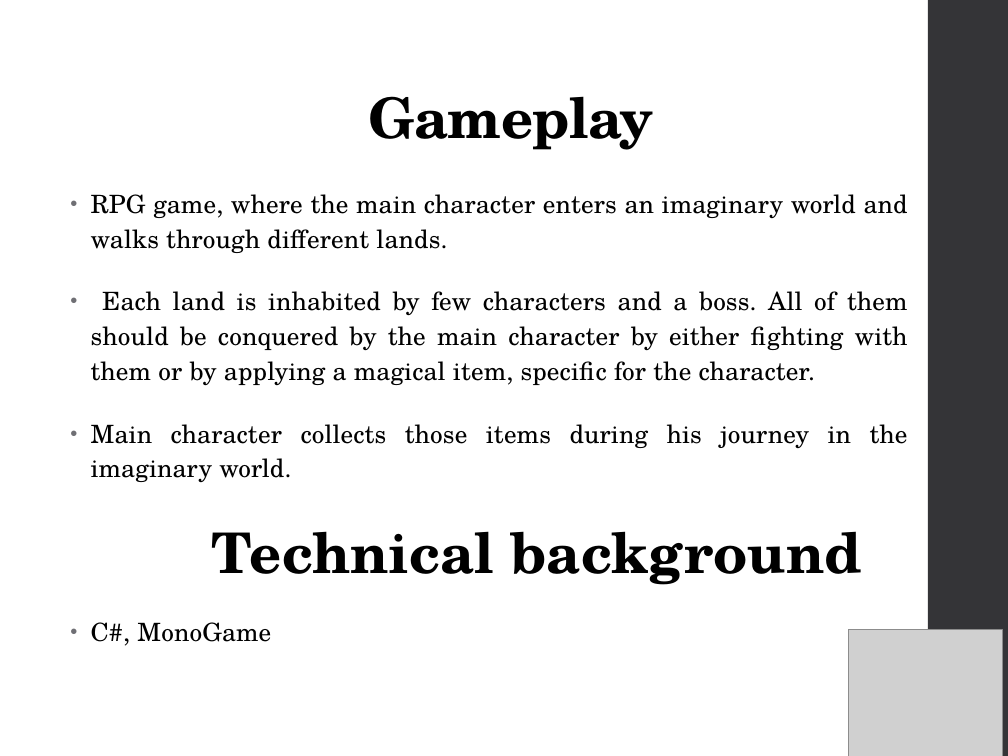
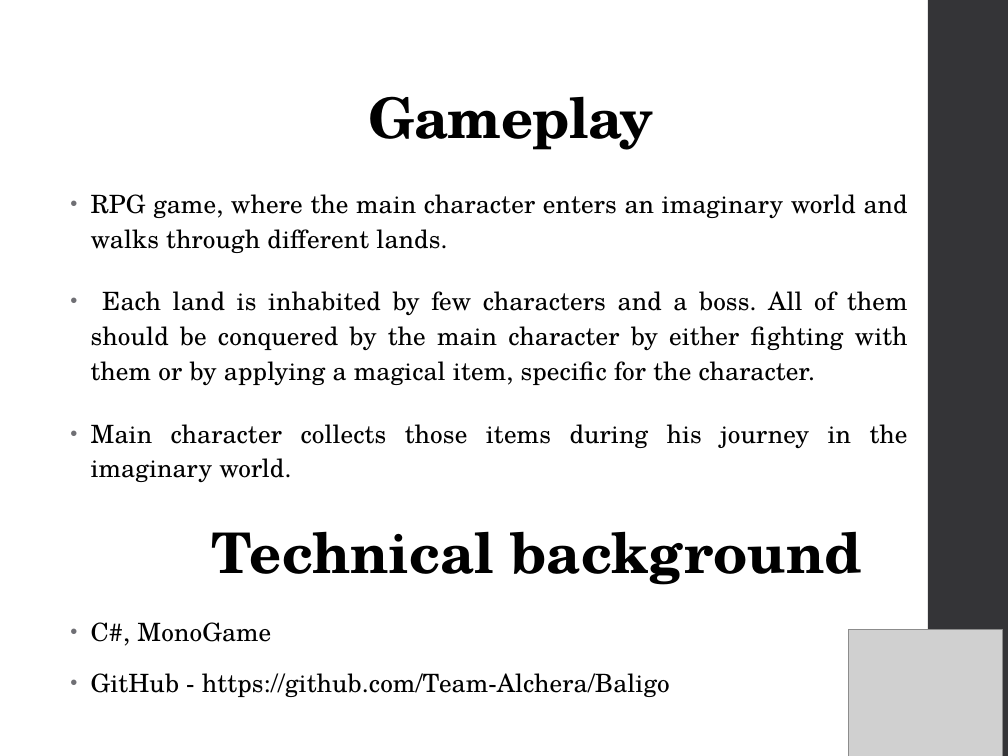
Before and after one commit to Team-Alchera/Baligo, a slide deck: slide 2 of Baligo v2.pptx. Drawn at 1008x756 pixels with LibreOffice and Linux fonts; fonts in the diff are those of the drawing; grey boxes stand for pictures. Boxes give left, top, right and bottom in pixels: in the first picture for what was removed or moved away, otherwise in the second. Text is boxed around its words. In the diff, an @@ line names an element or a change of style, - is before the commit and + after.

```diff
--- a/Baligo v2.pptx
+++ b/Baligo v2.pptx
@@ text at <box>91,673,670,697</box>: paragraph added @@
+• GitHub - https://github.com/Team-Alchera/Baligo
```
Also in this commit, not shown: 1 other slide changed, 2 other files.
